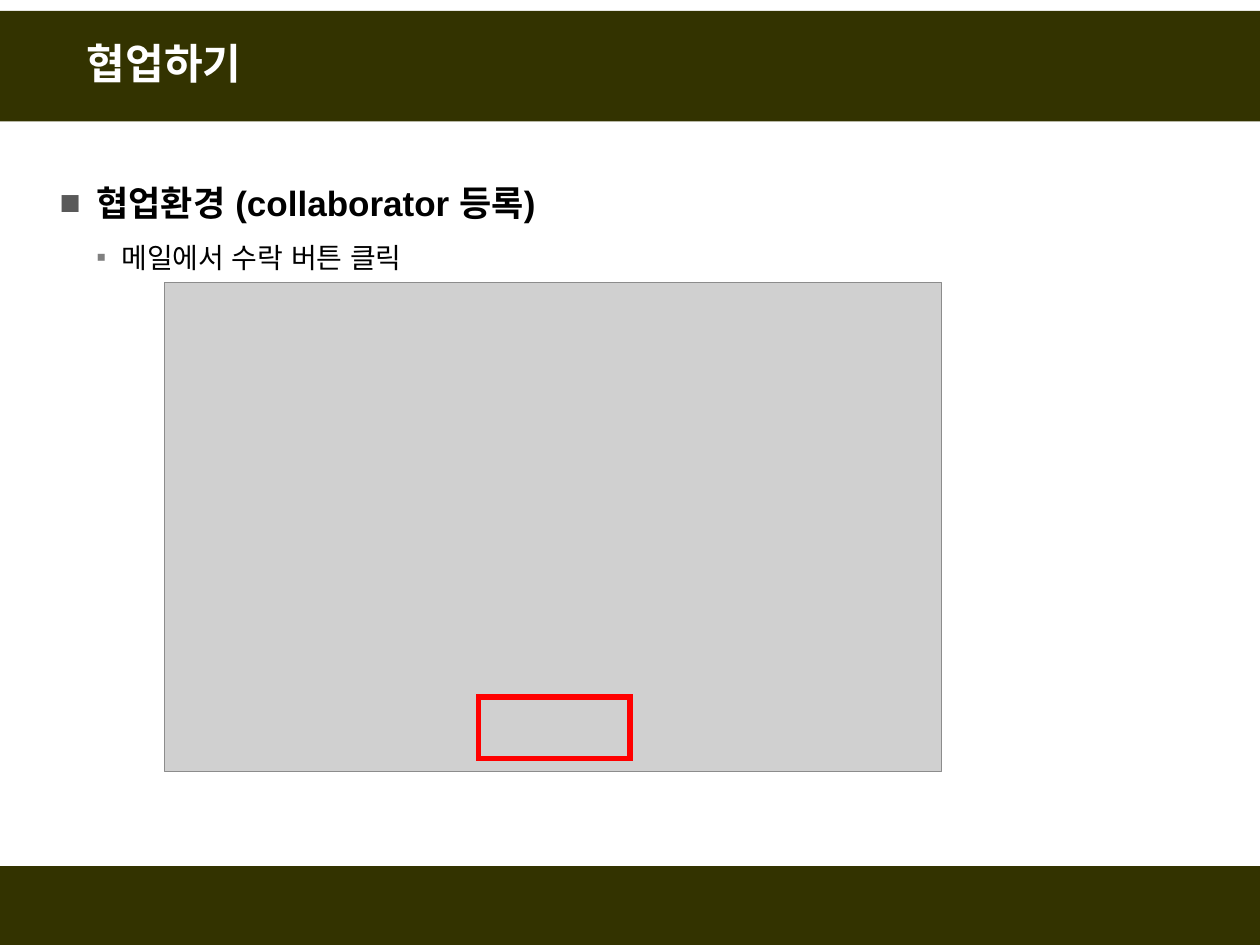
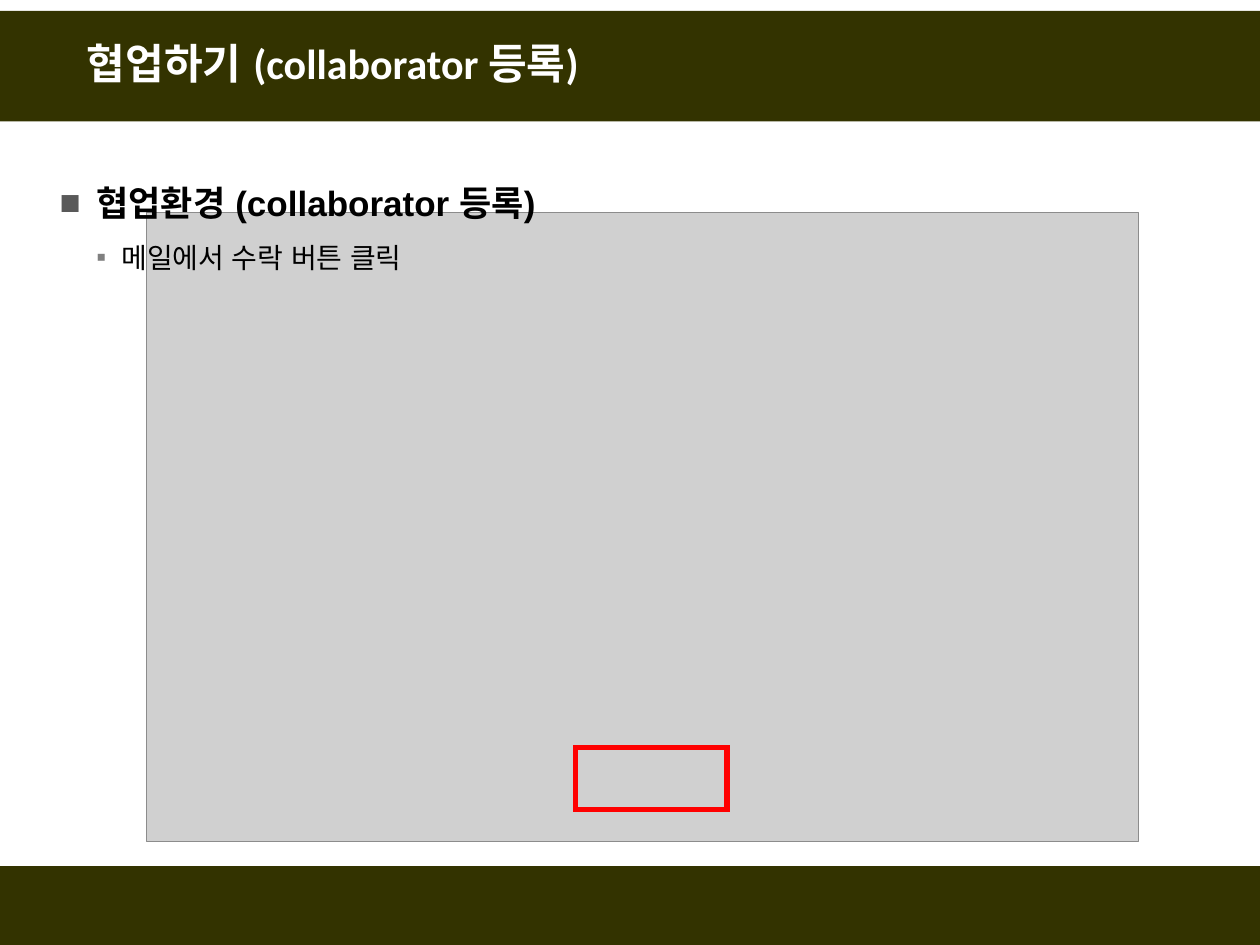
Before and after one commit to fasthill/github-lecture, a slide deck: slide 8 of git및github첫걸음-협업하기.pptx (slide 7 before the commit). Drawn at 1260x945 pixels with LibreOffice and Linux fonts; fonts in the diff are those of the drawing; grey boxes stand for pictures. Boxes give left, top, right and bottom in pixels: in the first picture for what was removed or moved away, otherwise in the second. Text is boxed around its words. In the diff, an @@ line names an element or a change of style, - is before the commit and + after.

```diff
--- a/git및github첫걸음-협업하기.pptx
+++ b/git및github첫걸음-협업하기.pptx
@@ title at (87, 43, 578, 85): text changed @@
-협업하기
+협업하기 (collaborator 등록)
@@ picture: place and size @@
-picture at (165, 282, 942, 772)
+picture at (146, 213, 1139, 842)
@@ rectangle: place and size @@
-rectangle at (479, 697, 630, 759)
+rectangle at (576, 747, 727, 809)
```
Also in this commit, not shown: 9 other slides changed, 13 slides added, 2 other files.
